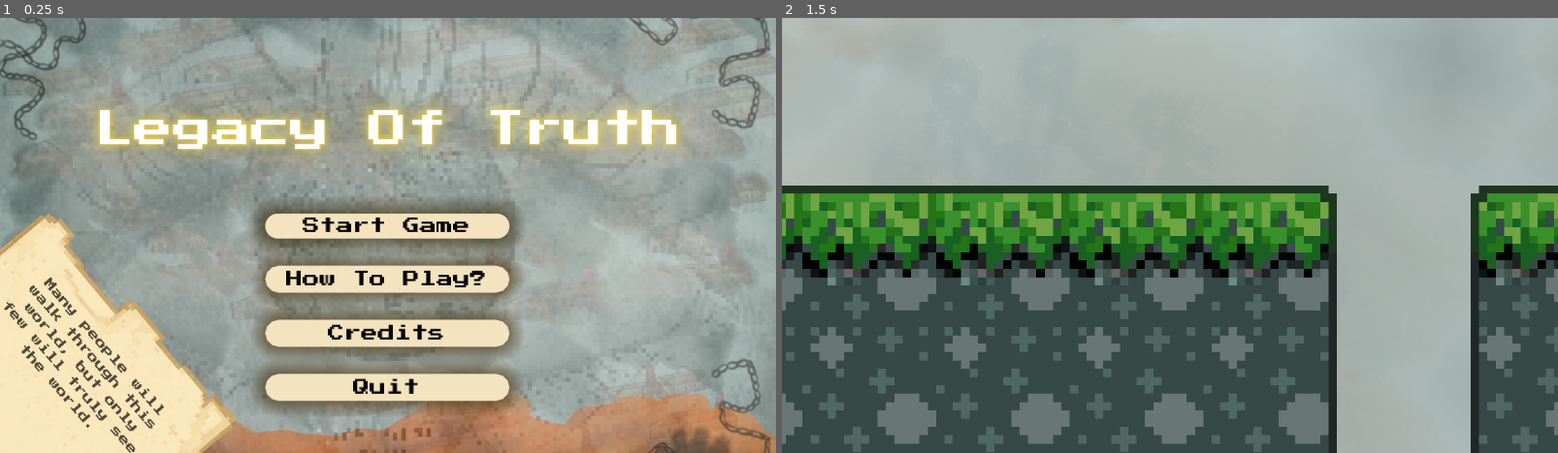
Above: before the commit, frames 1-2 (left to right).
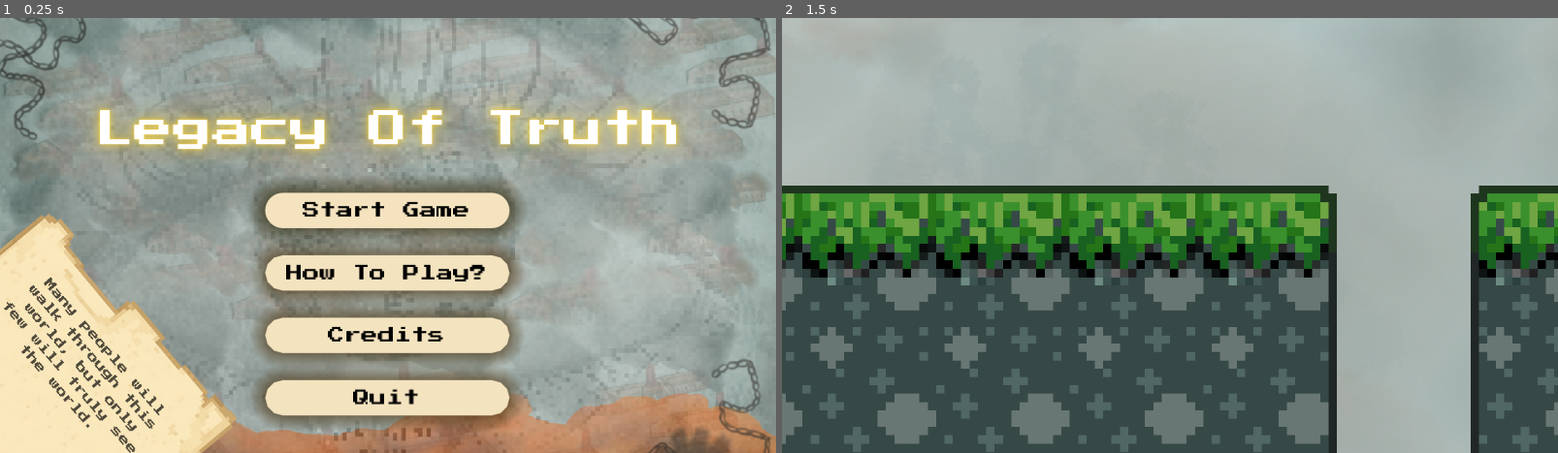
Above: after the commit, the same moments.

Repository: Anya-Gupta2025/legacy_of_truth_game
Game: Godot game, scene res://main_menu/main_menu.tscn
Two runs of this game, one before a commit and one after it. Both use one fixed random seed, a clock stepped at 60 frames per second and the inputs below.
Inputs:
- Up to frame 1 (0.25 s): no input
- Up to frame 2 (1.5 s): click "Start Game" at 0.5 s; tap Enter (ui_accept) at 1.25 s; hold Right (ui_right) from 1.28 s (still down)

The runs differ from the first frame. In frame 1, 10% of the frame differs, in the area x 32-68%, y 36-95%; in frame 2, nothing differs.

Commit message:
Fixed the button in menu page

Diff:
--- a/legacy-of-truth/main_menu/main_menu.tscn
+++ b/legacy-of-truth/main_menu/main_menu.tscn
@@ -72,9 +72,9 @@
 anchor_right = 0.5
 anchor_bottom = 0.5
 offset_left = -58.5
-offset_top = -11.0
+offset_top = -21.0
 offset_right = 58.5
-offset_bottom = 79.0
+offset_bottom = 86.0
 grow_horizontal = 2
 grow_vertical = 2
 theme_override_constants/separation = 13
